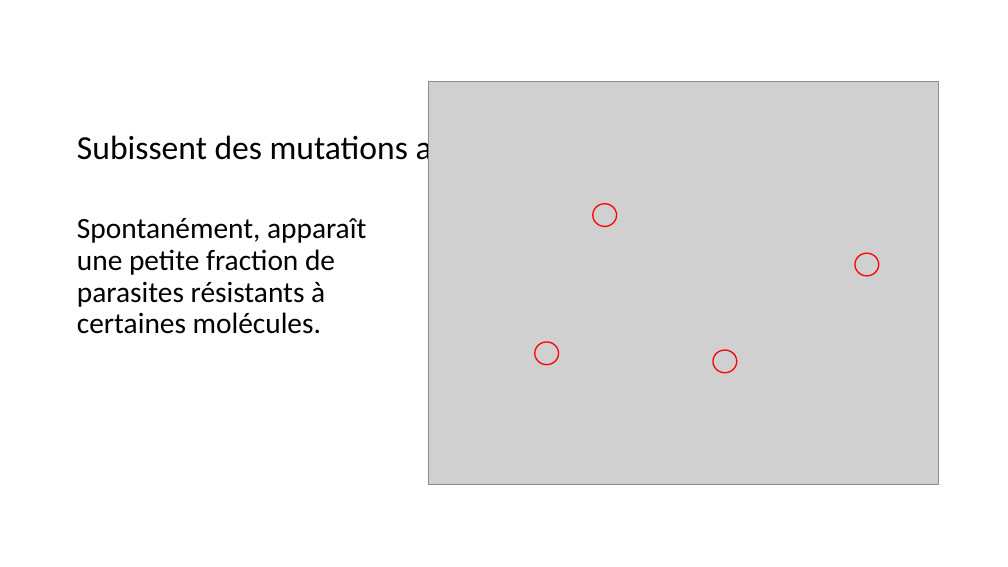
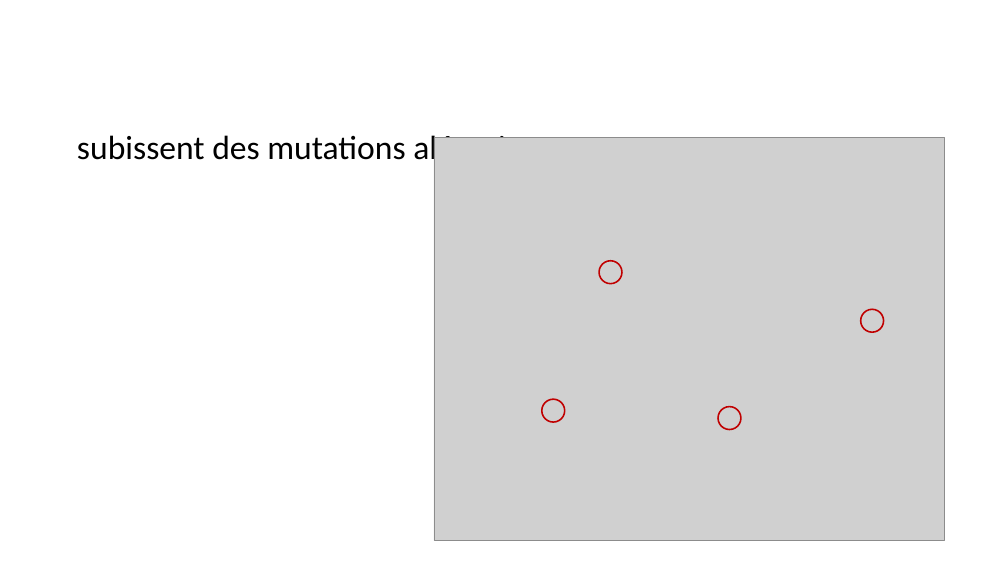
Before and after one commit to michelange2008/parasitlab, a slide deck: slide 3 of storage/app/public/img/resist/Resistance.pptx. Drawn at 1008x567 pixels with LibreOffice and Linux fonts; fonts in the diff are those of the drawing; grey boxes stand for pictures. Boxes give left, top, right and bottom in pixels: in the first picture for what was removed or moved away, otherwise in the second. Text is boxed around its words. In the diff, an @@ line names an element or a change of style, - is before the commit and + after.

```diff
--- a/storage/app/public/img/resist/Resistance.pptx
+++ b/storage/app/public/img/resist/Resistance.pptx
@@ title at <box>77,131,547,167</box>: text changed @@
-Subissent des mutations aléatoires
+subissent des mutations aléatoires
@@ text removed at <box>77,218,366,334</box> @@
-Spontanément, apparaît une petite fraction de parasites résistants à certaines molécules.
@@ ellipse: place and size @@
-ellipse at <box>593,203,617,226</box>
+ellipse at <box>599,261,622,284</box>
@@ 3 ellipses, 1 picture: place and size @@
-3 ellipses, 1 picture at <box>429,82,939,485</box>
+3 ellipses, 1 picture at <box>434,138,944,541</box>
@@ outline #FF0000 1.25 pt to #C00000 1.5 pt in 4 elements at <box>861,309,884,332</box>, <box>718,407,741,430</box>, <box>599,261,622,284</box>, <box>542,399,565,422</box> @@
```
Also in this commit, not shown: 3 other slides changed, 13 slides added, 3 slides removed, 12 other files.
